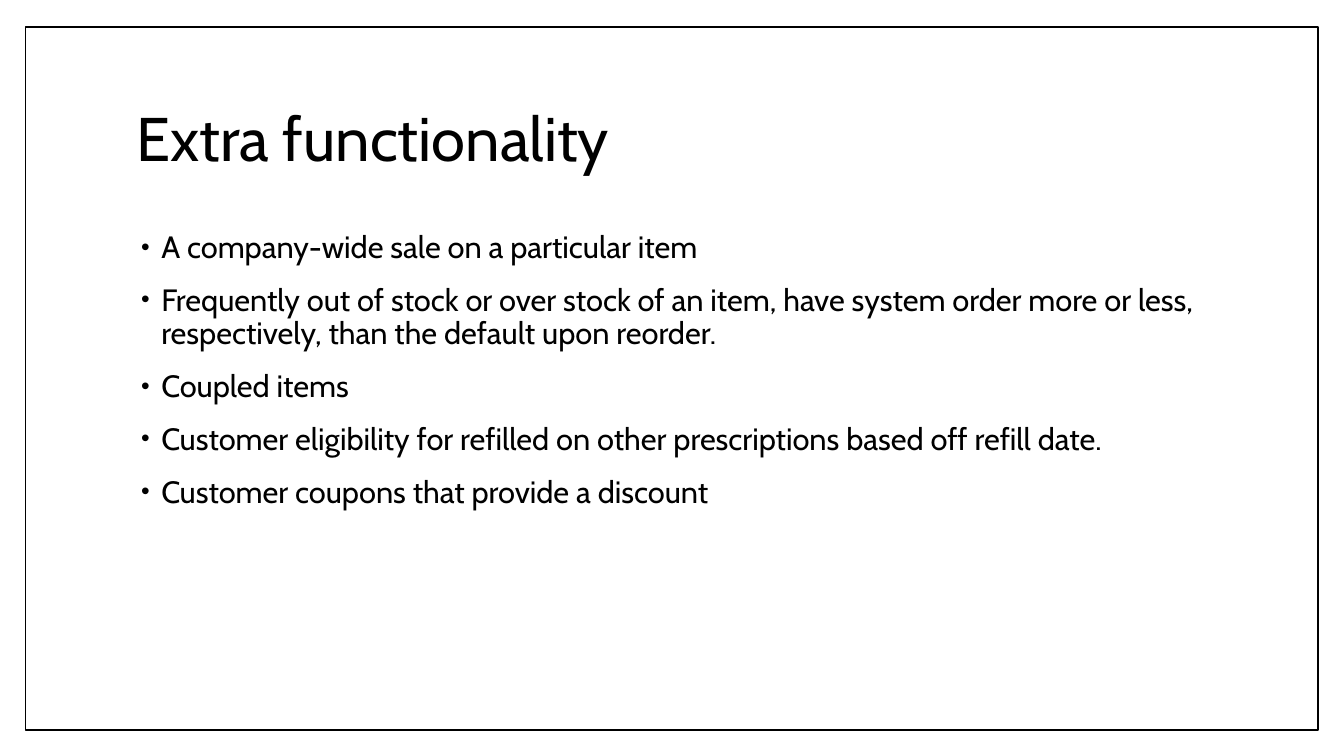
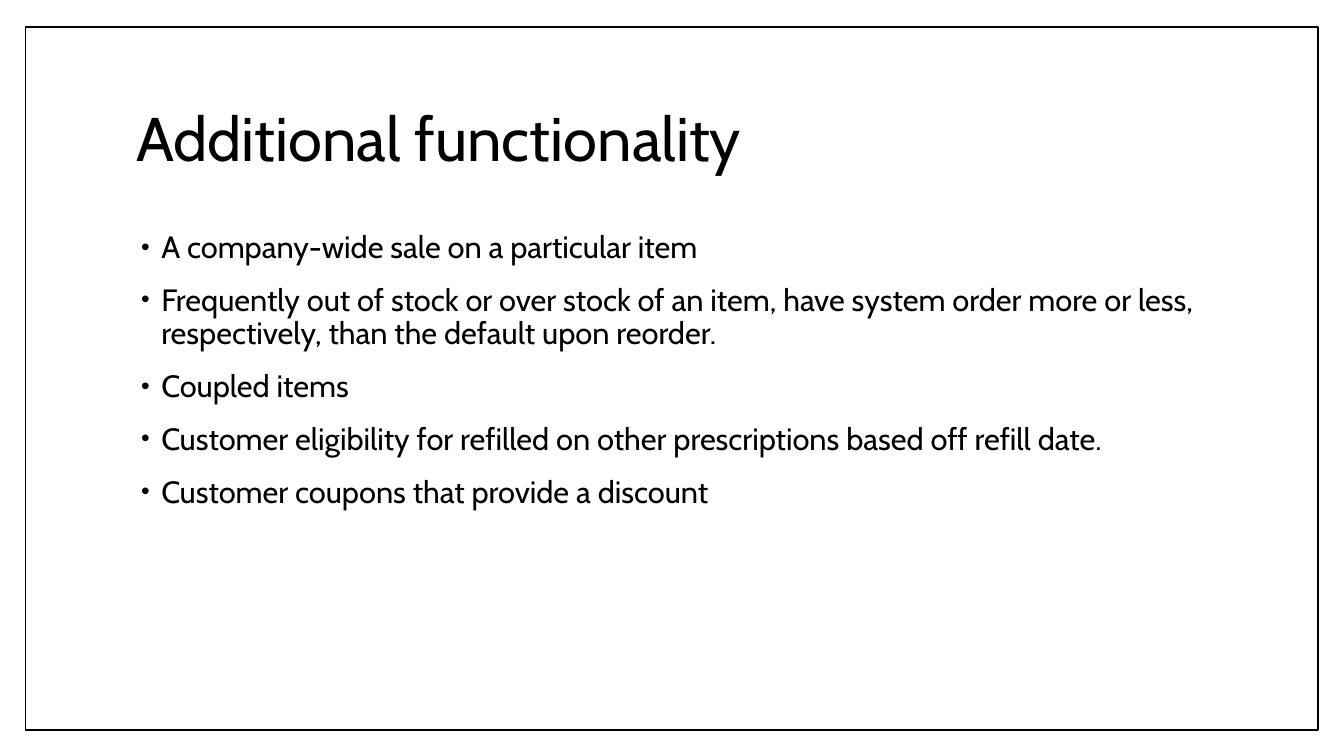
Before and after one commit to umdfeynman/umdfeynman, a slide deck: slide 6 of Work_In_Progress/CS/SPMP_Presentation.pptx (slide 16 before the commit). Drawn at 1344x756 pixels with LibreOffice and Linux fonts; fonts in the diff are those of the drawing. Boxes give left, top, right and bottom in pixels: in the first picture for what was removed or moved away, otherwise in the second. Text is boxed around its words. In the diff, an @@ line names an element or a change of style, - is before the commit and + after.

```diff
--- a/Work_In_Progress/CS/SPMP_Presentation.pptx
+++ b/Work_In_Progress/CS/SPMP_Presentation.pptx
@@ title at [136,114,741,175]: text changed @@
-Extra functionality
+Additional functionality
```
Also in this commit, not shown: 9 other slides changed, 7 slides added, 1 slide removed.
